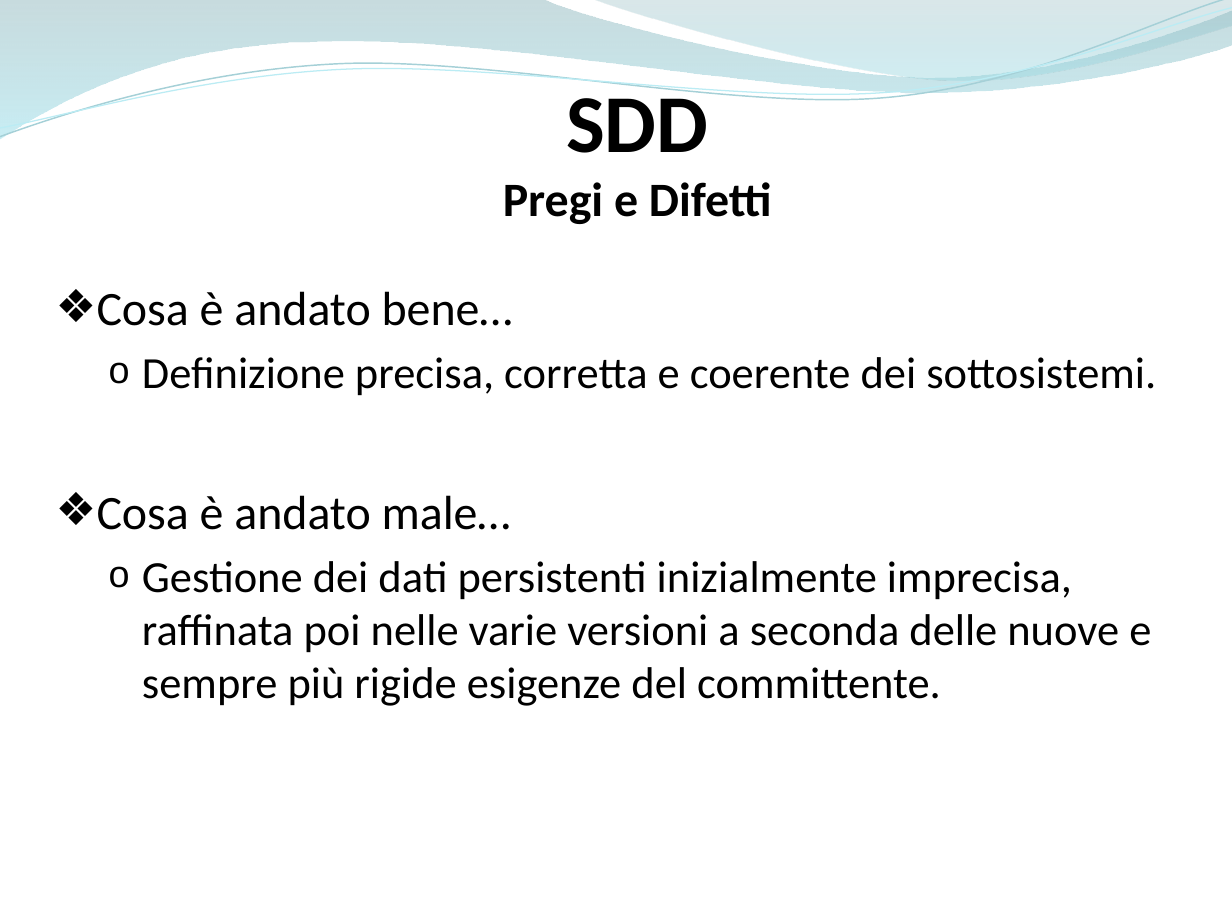
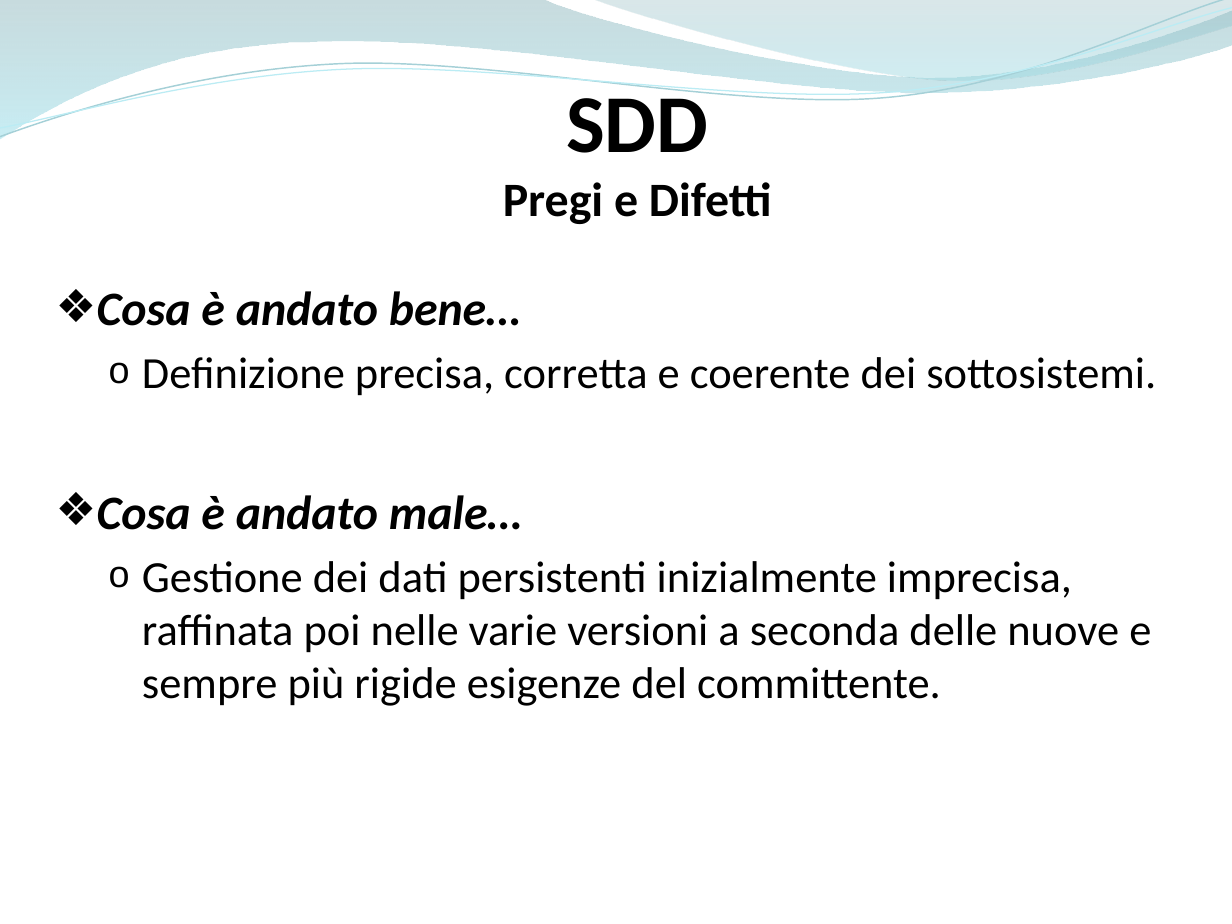
Before and after one commit to ammirate/at-silo, a slide deck: slide 23 of Presentazione/Atsilo1/Micco/Atsilo_A_Micco.pptx. Drawn at 1232x924 pixels with LibreOffice and Linux fonts; fonts in the diff are those of the drawing. Boxes give left, top, right and bottom in pixels: in the first picture for what was removed or moved away, otherwise in the second. Text is boxed around its words. In the diff, an @@ line names an element or a change of style, - is before the commit and + after.

```diff
--- a/Presentazione/Atsilo1/Micco/Atsilo_A_Micco.pptx
+++ b/Presentazione/Atsilo1/Micco/Atsilo_A_Micco.pptx
@@ text at [97,291,520,326]: bold on, italic on in "Cosa è andato bene…" @@
@@ text at [97,495,522,530]: bold on, italic on in "Cosa è andato male…" @@
```
Also in this commit, not shown: 1 other slide changed.
